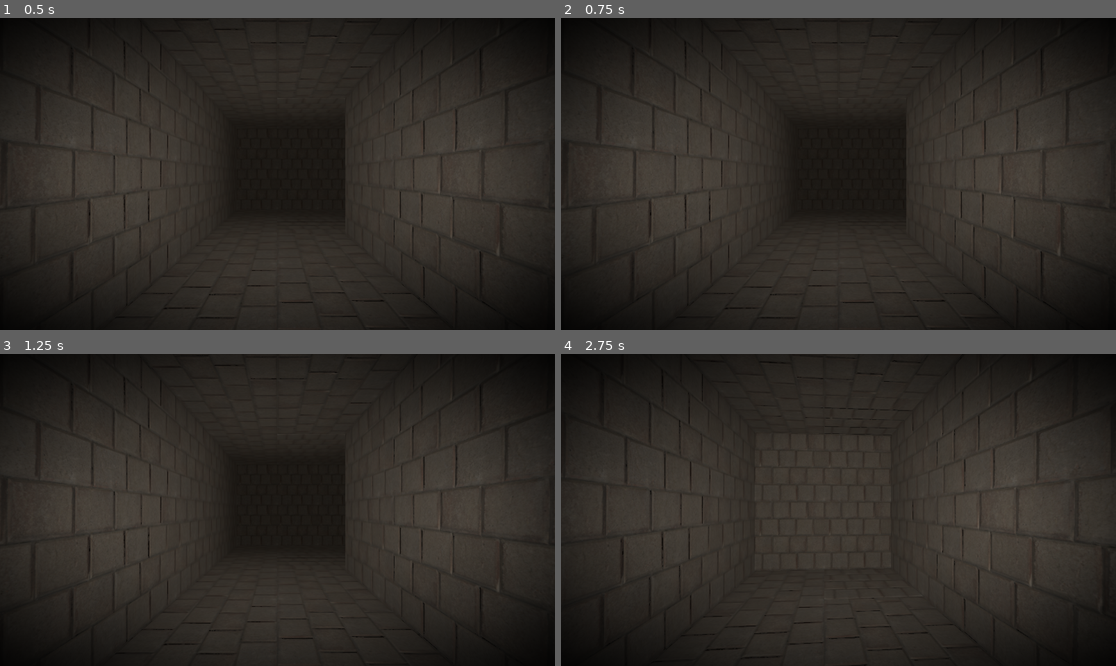
Above: before the commit, frames 1-4 (two rows, left to right).
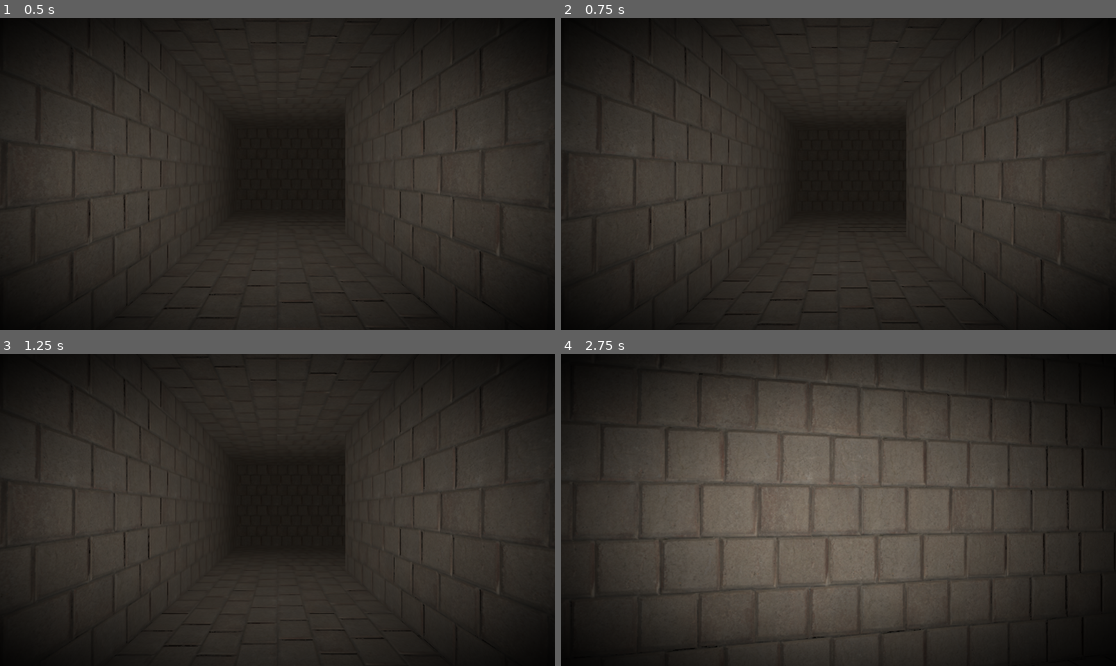
Above: after the commit, the same moments.

Repository: painttist/2023-04-04-Dungeon-Crawler-Jam
Game: Godot game, scene res://scenes/main.tscn
Same seed, same stepped clock (60 frames per second), same inputs: the game is played once before the commit and once after it. This scene is started directly instead of the project's main scene.
Inputs (mouse positions are in pixels of both pictures, inside the frame that each line leads up to):
- Up to frame 1 (0.5 s): no input
- Up to frame 2 (0.75 s): tap Enter at 0.5 s; move the mouse to (960, 158) at 0.52 s; hold A (A) from 0.53 s (still down); click (960, 158) at 0.67 s
- Up to frame 3 (1.25 s): keep holding A (A); tap D (D) at 0.8 s
- Up to frame 4 (2.75 s): release A (A) at 1.25 s; drag from (727, 525) to (810, 572) at 1.27 s; tap Space (Space) at 2 s; move the mouse to (894, 441) at 2.02 s; hold E (E) from 2.03 s (still down); click (894, 441) at 2.17 s; tap S (S) at 2.3 s

Frame 1 is identical in both runs. In frame 2, 0.3% of the frame differs, in the area x 3-93%, y 2-99%; in frame 3, 0.2%; in frame 4, 34%, in the area x 5-100%, y 0-100%.

Commit message:
Player: take damage + animation

Diff:
--- a/scenes/player.tscn
+++ b/scenes/player.tscn
@@ -81,12 +81,41 @@
 "values": [Vector3(0, 0, 0), Vector3(0, -0.0436332, 0.00349066), Vector3(0, 0, 0)]
 }
 
+[sub_resource type="Animation" id="Animation_06l7j"]
+resource_name = "take_damage"
+length = 0.3
+tracks/0/type = "value"
+tracks/0/imported = false
+tracks/0/enabled = true
+tracks/0/path = NodePath("Camera3D:position")
+tracks/0/interp = 1
+tracks/0/loop_wrap = true
+tracks/0/keys = {
+"times": PackedFloat32Array(0, 0.1, 0.3),
+"transitions": PackedFloat32Array(0.233, 1, 1),
+"update": 0,
+"values": [Vector3(0, 0, 0), Vector3(0, 0, 0.075), Vector3(0, 0, 0)]
+}
+tracks/1/type = "value"
+tracks/1/imported = false
+tracks/1/enabled = true
+tracks/1/path = NodePath("Camera3D:rotation")
+tracks/1/interp = 1
+tracks/1/loop_wrap = true
+tracks/1/keys = {
+"times": PackedFloat32Array(0, 0.1, 0.3),
+"transitions": PackedFloat32Array(0.233, 1, 1),
+"update": 0,
+"values": [Vector3(0, 0, 0), Vector3(0.101229, 0, 0), Vector3(0, 0, 0)]
+}
+
 [sub_resource type="AnimationLibrary" id="AnimationLibrary_ylb84"]
 _data = {
 "RESET": SubResource("Animation_i5l0a"),
 "head_bob": SubResource("Animation_6dngg"),
 "head_tilt_left": SubResource("Animation_smdo2"),
-"head_tilt_right": SubResource("Animation_335y0")
+"head_tilt_right": SubResource("Animation_335y0"),
+"take_damage": SubResource("Animation_06l7j")
 }
 
 [node name="player" type="Node3D"]
--- a/scripts/chest.gd
+++ b/scripts/chest.gd
@@ -7,9 +7,8 @@
 
 var health = 10
 
-func take_damage(attacker, damage):
+func take_damage(attacker : Player, damage):
 	health -= damage
-	attacker.move_back()
 	print("chest health: ", health)
 	check_death()
 
--- a/scripts/enemy.gd
+++ b/scripts/enemy.gd
@@ -73,6 +73,7 @@
 func move_towards_player():
 	var dist = get_dist_to_player()
 	if (dist <= MIN_MOVE_DISTANCE):
+		player.take_damage(2)
 		return
 
 	if (get_intersect_to_player() and dist >= MAX_DISTANCE) :
--- a/scripts/player.gd
+++ b/scripts/player.gd
@@ -13,6 +13,8 @@
 
 var tween
 
+var health = 10
+
 signal acted
 
 func move_forward() -> void:
@@ -22,13 +24,16 @@
 		tween.tween_callback(func(): acted.emit())
 		animation.play("head_bob")
 	else:
-		print_debug("touching ", ray_front.get_collider().name)
+		animation.play("head_bob")
+#		print_debug("touching ", ray_front.get_collider().name)
 
 func move_back() -> void:
 	if not ray_back.is_colliding():
 		tween = create_tween().set_trans(Tween.TRANS_QUAD).set_ease(Tween.EASE_OUT)
 		tween.tween_property(self, "transform", transform.translated_local(Vector3.BACK * 2), TWEEN_DURATION)
 		tween.tween_callback(func(): acted.emit())
+		animation.play("head_bob")
+	else:
 		animation.play("head_bob")
 
 func move_left() -> void:
@@ -37,6 +42,8 @@
 		tween.tween_property(self, "transform", transform.translated_local(Vector3.LEFT * 2), TWEEN_DURATION)
 		tween.tween_callback(func(): acted.emit())
 		animation.play("head_tilt_left")
+	else:
+		animation.play("head_bob")
 
 func move_right() -> void:
 	if not ray_right.is_colliding():
@@ -44,6 +51,8 @@
 		tween.tween_property(self, "transform", transform.translated_local(Vector3.RIGHT * 2), TWEEN_DURATION)
 		tween.tween_callback(func(): acted.emit())
 		animation.play("head_tilt_right")
+	else:
+		animation.play("head_bob")
 
 func turn_right() -> void:
 	tween = create_tween().set_trans(Tween.TRANS_CUBIC).set_ease(Tween.EASE_IN_OUT)
@@ -60,10 +69,17 @@
 			col.take_damage(self, 2)
 	acted.emit()
 
+func take_damage(amount):
+	health -= amount
+	animation.play("take_damage")
+	print("Player health: ", health)
+
 func _physics_process(_delta):
 	if tween is Tween:
 		if tween.is_running():
 			return
+	if animation.is_playing():
+		return
 	if Input.is_action_just_pressed("Space"):
 		attack()
 	elif Input.is_action_pressed("W"):
Not shown: 1 places in scenes/player.tscn that only renumber resources
